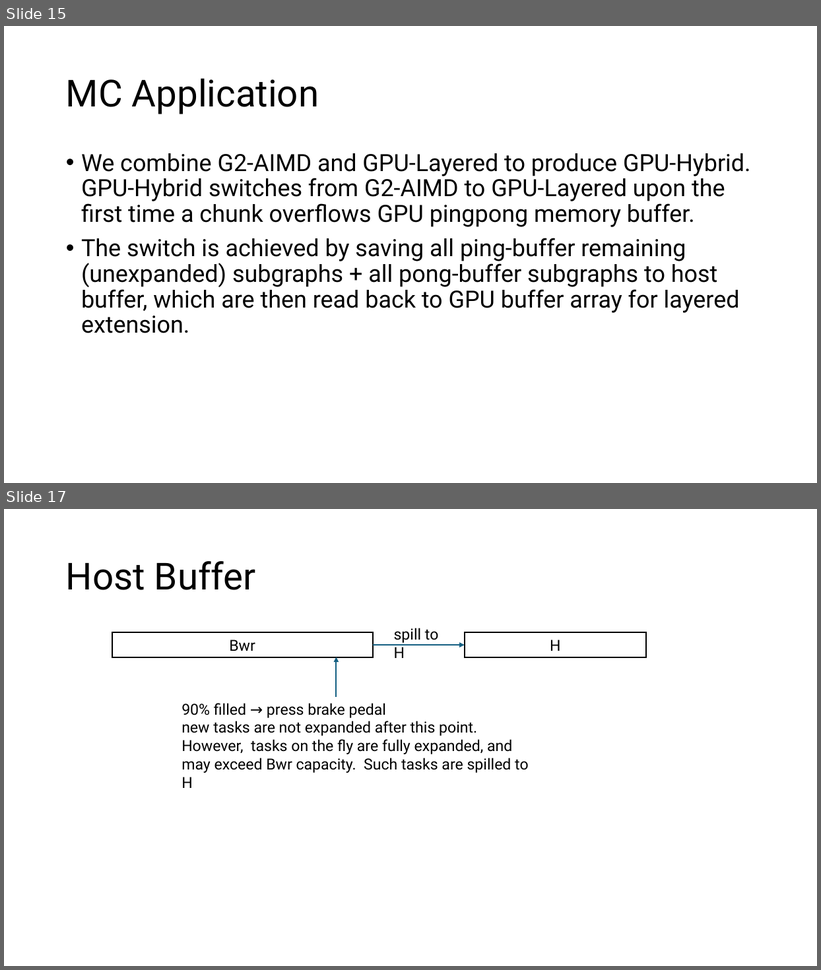
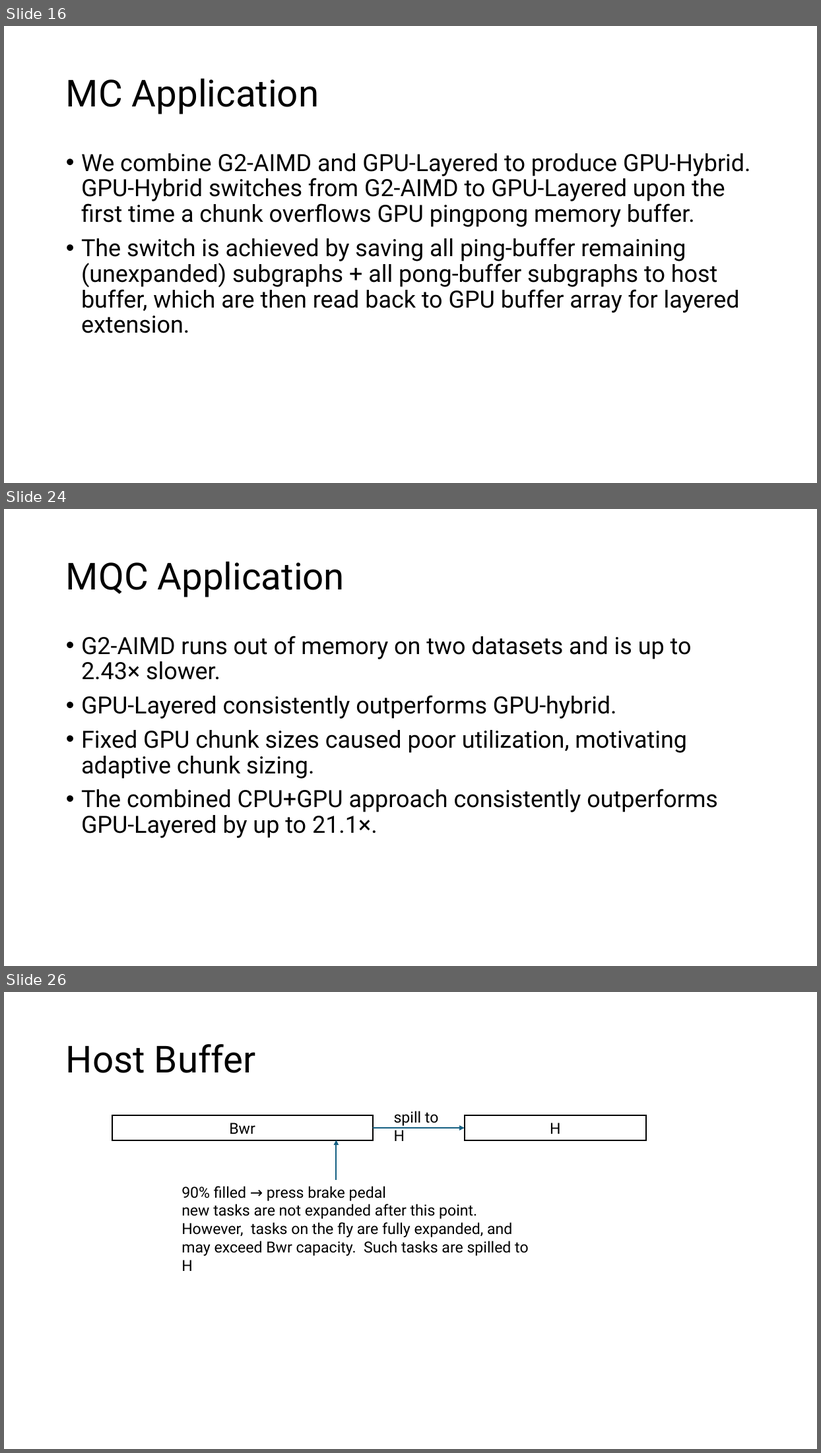
Before and after one commit to akhlaqueak/G-ThinkerCG, a slide deck: revision.pptx. Shown one above the other, each under a label of ours: slides 15 and 17 before the commit, slides 16, 24 and 26 after it; the slides between them are not shown. The pictures are 821x970 and 821x1453 pixels, drawn with LibreOffice and Linux fonts; fonts in the diff are those of the drawing. Boxes give left, top, right and bottom in pixels: in the first picture for what was removed or moved away, otherwise in the second. Text is boxed around its words. In the diff, an @@ line names an element or a change of style, - is before the commit and + after.

```diff
--- a/revision.pptx
+++ b/revision.pptx
@@ slide 24 added at bbox=[4, 509, 817, 966], background #FFFFFF @@
@@ title added at bbox=[66, 561, 345, 597], 44 pt, text #000000 @@
+MQC Application
@@ text added at bbox=[81, 636, 718, 838], 28 pt, text #000000 @@
+• G2-AIMD runs out of memory on two datasets and is up to 2.43× slower.
+• GPU-Layered consistently outperforms GPU-hybrid.
+• Fixed GPU chunk sizes caused poor utilization, motivating adaptive chunk sizing.
+• The combined CPU+GPU approach consistently outperforms GPU-Layered by up to 21.1×.
@@ what was slide 15 is now slide 16 @@
@@ what was slide 17 is now slide 26 @@
```
Also in this commit, not shown: 1 slide changed, 9 other slides added, 21 other files.
